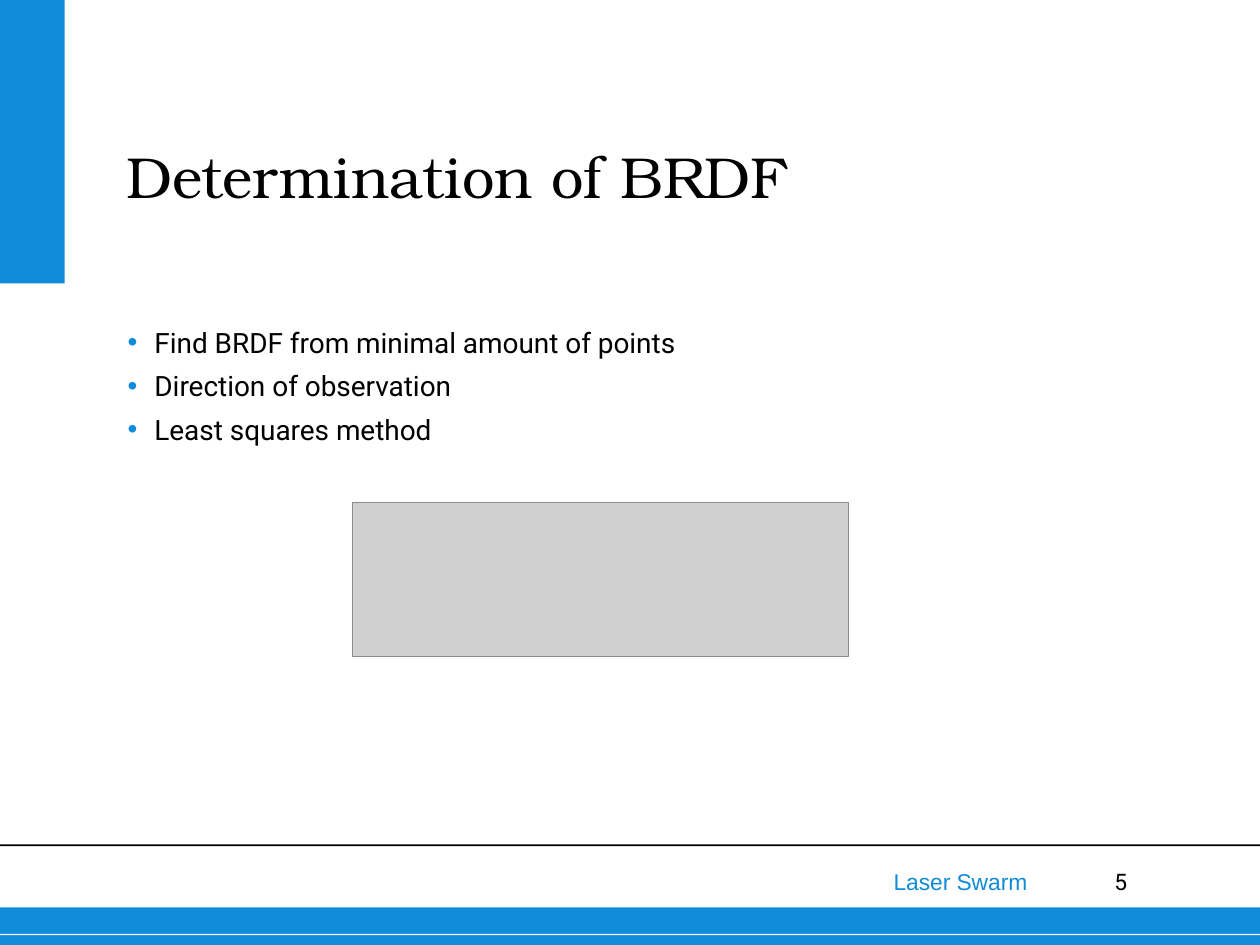
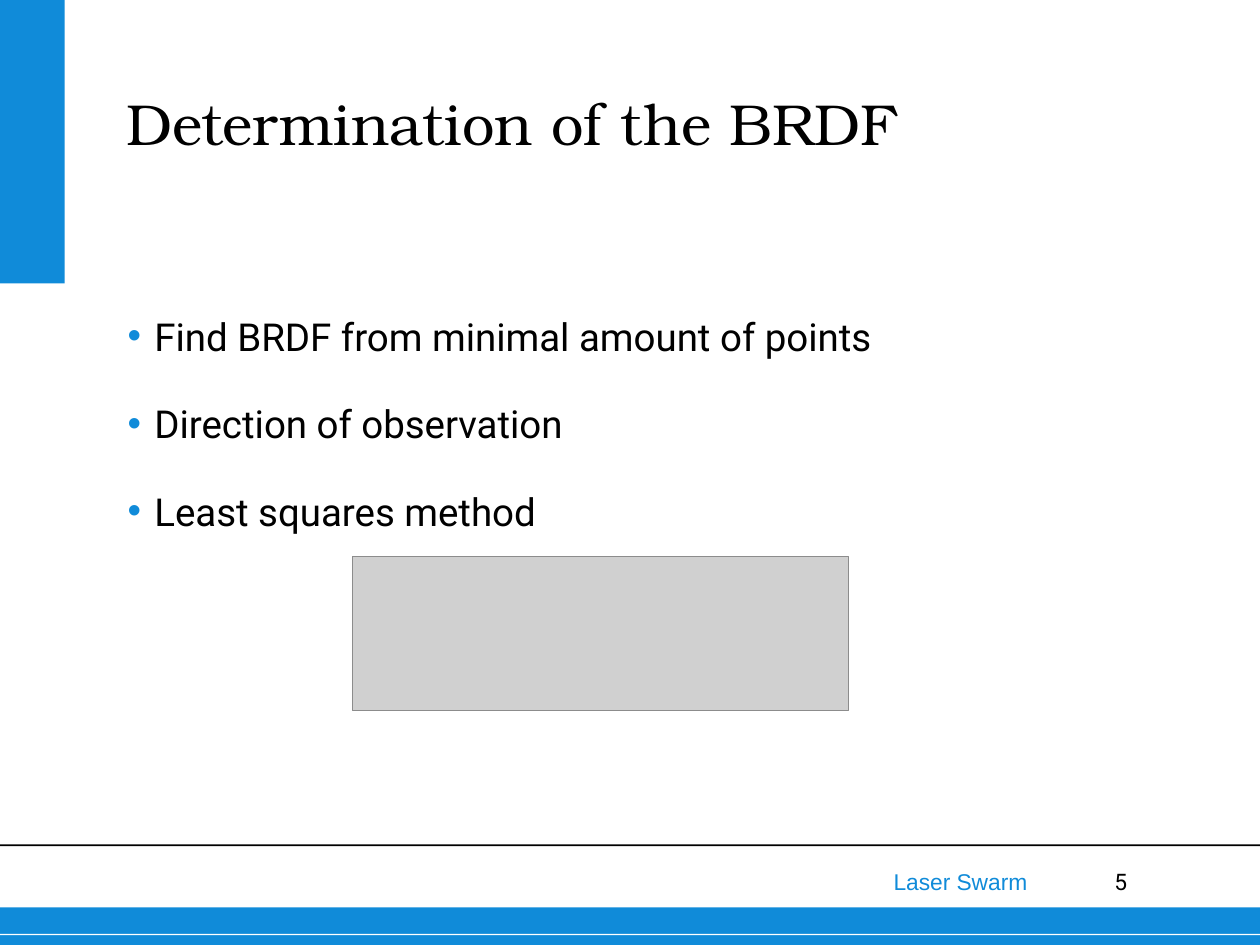
Before and after one commit to thewisenerd/laser-swarm, a slide deck: slide 5 of finalPresentation/subsections/BRDF.ppt. Drawn at 1260x945 pixels with LibreOffice and Linux fonts; fonts in the diff are those of the drawing; grey boxes stand for pictures; background and template pictures are left out. Boxes give left, top, right and bottom in pixels: in the first picture for what was removed or moved away, otherwise in the second. Text is boxed around its words. In the diff, an @@ line names an element or a change of style, - is before the commit and + after.

Commit message:
Added brdf

```diff
--- a/finalPresentation/subsections/BRDF.ppt
+++ b/finalPresentation/subsections/BRDF.ppt
@@ text at <box>126,102,897,146</box>: text changed @@
-Determination of BRDF
+Determination of the BRDF
@@ text "Find BRDF from minimal amount ..." at <box>154,321,871,534</box>: size 16 to 22 pt @@
@@ picture: place and size @@
-picture at <box>353,503,849,656</box>
+picture at <box>353,557,849,711</box>
```
Also in this commit, not shown: 5 other slides changed.
